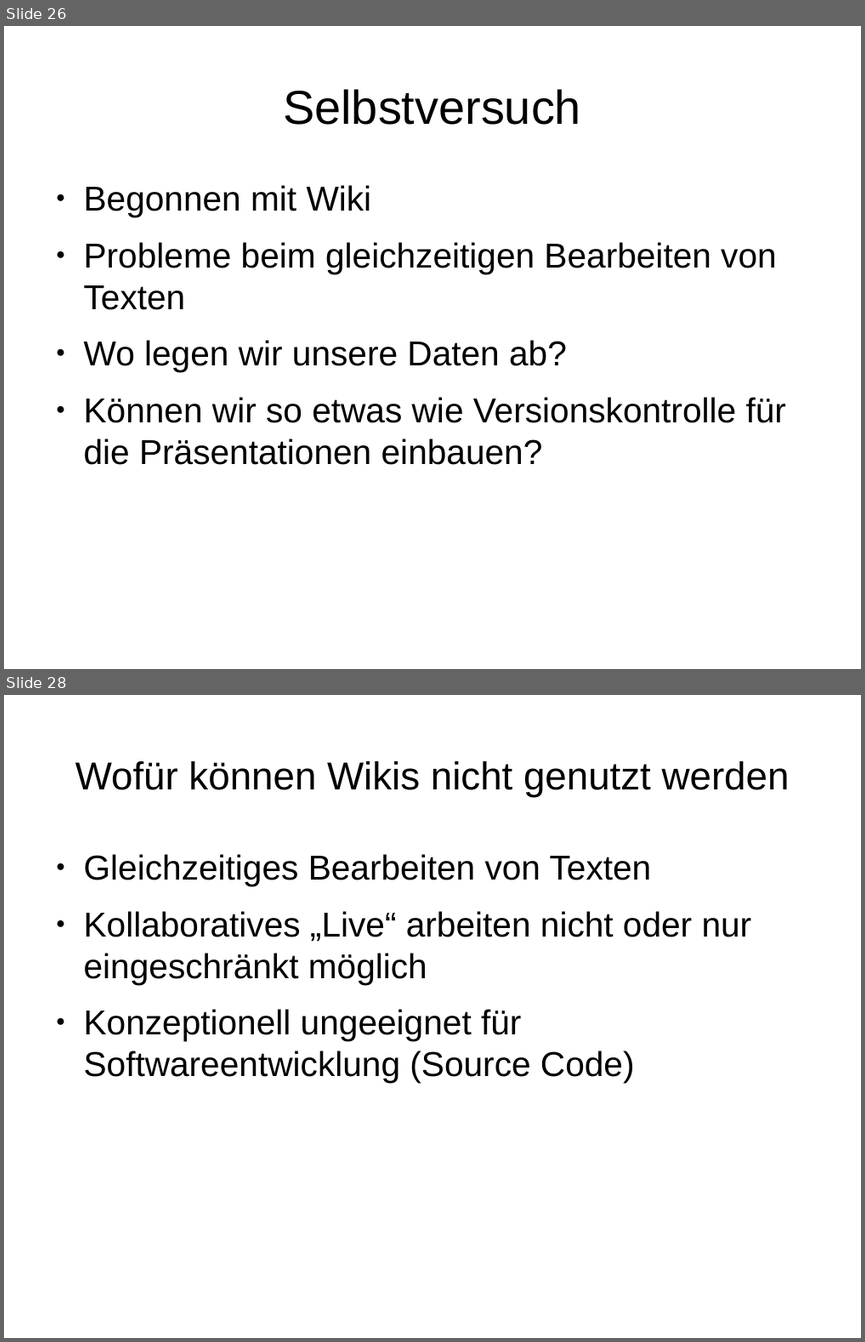
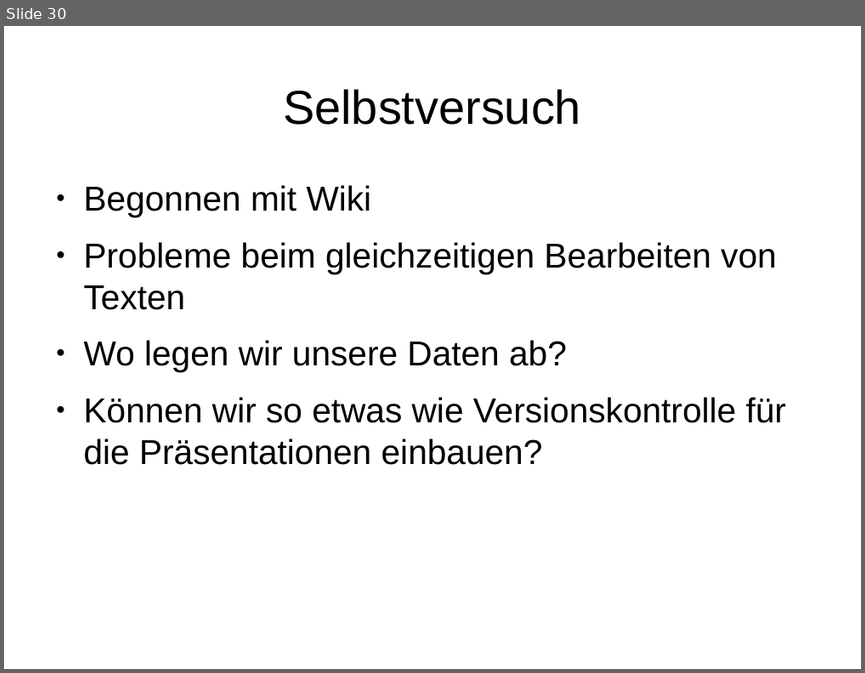
Before and after one commit to rommsen/Seminar_1905, a slide deck: referat/Kapitel4.odp. Shown one above the other, each under a label of ours: slides 26 and 28 before the commit, slide 30 after it; the slides between them are not shown. The pictures are 865x1342 and 865x673 pixels, drawn with LibreOffice and Linux fonts; fonts in the diff are those of the drawing. Boxes give left, top, right and bottom in pixels: in the first picture for what was removed or moved away, otherwise in the second. Text is boxed around its words. In the diff, an @@ line names an element or a change of style, - is before the commit and + after.

```diff
--- a/referat/Kapitel4.odp
+++ b/referat/Kapitel4.odp
@@ slide 28 removed at box(4, 695, 861, 1338), background #FFFFFF @@
@@ title removed at box(75, 761, 789, 797) @@
-Wofür können Wikis nicht genutzt werden
@@ text removed at box(84, 854, 752, 1083) @@
-● Gleichzeitiges Bearbeiten von Texten
-● Kollaboratives „Live“ arbeiten nicht oder nur eingeschränkt möglich
-● Konzeptionell ungeeignet für Softwareentwicklung (Source Code)
@@ what was slide 26 is now slide 30 @@
```
Also in this commit, not shown: 5 slides changed, 6 slides added, 1 other slide removed.
